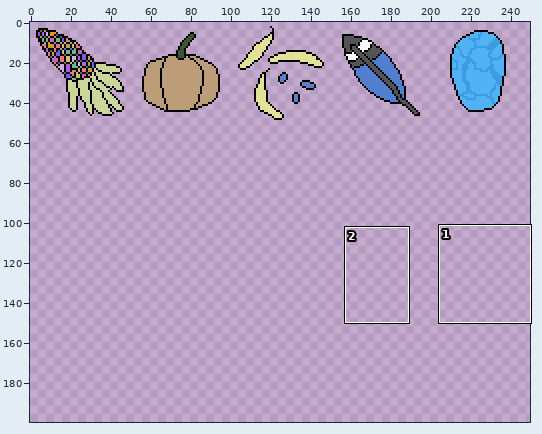
Edited in one commit: sprite sheet (www/assets/sheet5.png). Above: a wide view before the commit, with the close-up outlined.
Close-up. Before the edit:
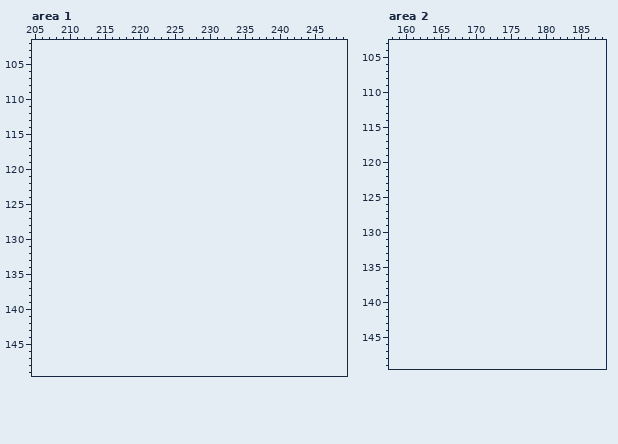
The file is 250x50 pixels. Shown: area 1: x 205..249, y 102..149; area 2: x 158..188, y 103..149. The old version is drawn lined up with the new one, on the new canvas. The commit also changed other parts of the picture, which this record leaves out.
New version:
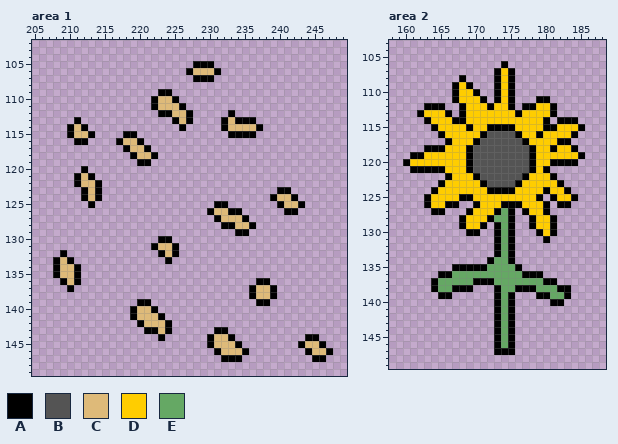
Palette (. is transparent): A #000000  B #545454  C #deba79  D #ffcd00  E #65a864
From old to new:
canvas 250x50 -> 250x200
Changed rows in their new state; - is an unchanged pixel.
Area 1:
first column x 208:
105 --------------------AAA-----------------
106 -------------------ACCCA----------------
107 --------------------AAA-----------------
109 ---------------AA-----------------------
110 --------------ACCA----------------------
111 --------------ACCCA---------------------
112 ---------------AACCA-----A--------------
113 ---A-------------ACA----ACAAA-----------
114 --ACA-------------A-----ACCCCA----------
115 --ACCA----AA-------------AAAA-----------
116 ---AA----ACCA---------------------------
117 ----------ACCA--------------------------
118 -----------ACCA-------------------------
119 ------------AA--------------------------
120 ----A-----------------------------------
121 ---ACA----------------------------------
122 ---ACCA---------------------------------
123 ----ACA-------------------------AA------
124 ----ACA------------------------ACCA-----
125 -----A-----------------AA-------ACCA----
126 ----------------------ACCAA------AA-----
127 -----------------------ACCCA------------
128 ------------------------AACCA-----------
129 --------------------------AA------------
130 ---------------AA-----------------------
131 --------------ACCA----------------------
132 -A-------------ACA----------------------
133 ACA-------------A-----------------------
134 ACCA------------------------------------
135 ACCA------------------------------------
136 -ACA-------------------------AA---------
137 --A-------------------------ACCA--------
138 ----------------------------ACCA--------
139 ------------AA---------------AA---------
140 -----------ACCA-------------------------
141 -----------ACCCA------------------------
142 ------------ACCCA-----------------------
143 -------------AACA------AA---------------
144 ---------------A------ACCA----------AA--
145 ----------------------ACCCA--------ACCA-
146 -----------------------ACCCA--------ACCA
147 ------------------------AAA----------AA-
Area 2:
first column x 160:
106 --------------A-----------
107 -------------ADA----------
108 --------A----ADA----------
109 -------ADA---ADA----------
110 -------ADDA--ADA----------
111 -------ADDDA-ADA---AA-----
112 ---AAA--ADDDADDA-AADDA----
113 --ADDDA-ADDDDDDDADDDDA----
114 ---ADDDAADDDDDDDDDDDA-AAA-
115 ----ADDDDADDAAAADDDDAADDDA
116 -----ADDDDDABBBBADDADDDDA-
117 ------ADDDABBBBBBADDDDAA--
118 ---AAADDDABBBBBBBBADDADDA-
119 -AADDDDDDABBBBBBBBADDDDDDA
120 ADDDDDDDDABBBBBBBBADDAAAA-
121 -AAAAADDDABBBBBBBBADA-----
122 ------ADDDABBBBBBADDDA----
123 -----ADDDDDABBBBADDDDDA---
124 ----ADDDDDDDAAAADDDDADDA--
125 ---ADDDDAADDDDDDDDDA-ADDA-
126 ---ADDAA--ADDDAAADDDA-AA--
127 ----AA---ADDDAEA-ADDA-----
128 --------ADDDAEEA--ADDA----
129 --------ADDA-AEA--ADDA----
130 ---------AA--AEA---ADA----
131 -------------AEA----A-----
132 -------------AEA----------
133 -------------AEA----------
134 ------------AEEA----------
135 -------AAAAAEEEEA---------
136 -----AAEEEEEEEEEEAAA------
137 ----AEEEEEAAAEEEEEEEAA----
138 ----AEEAAA---AEEAAAEEEAA--
139 -----AA------AEA---AAEEA--
140 -------------AEA-----AA---
141 -------------AEA----------
142 -------------AEA----------
143 -------------AEA----------
144 -------------AEA----------
145 -------------AEA----------
146 -------------AEA----------
147 -------------AAA----------
